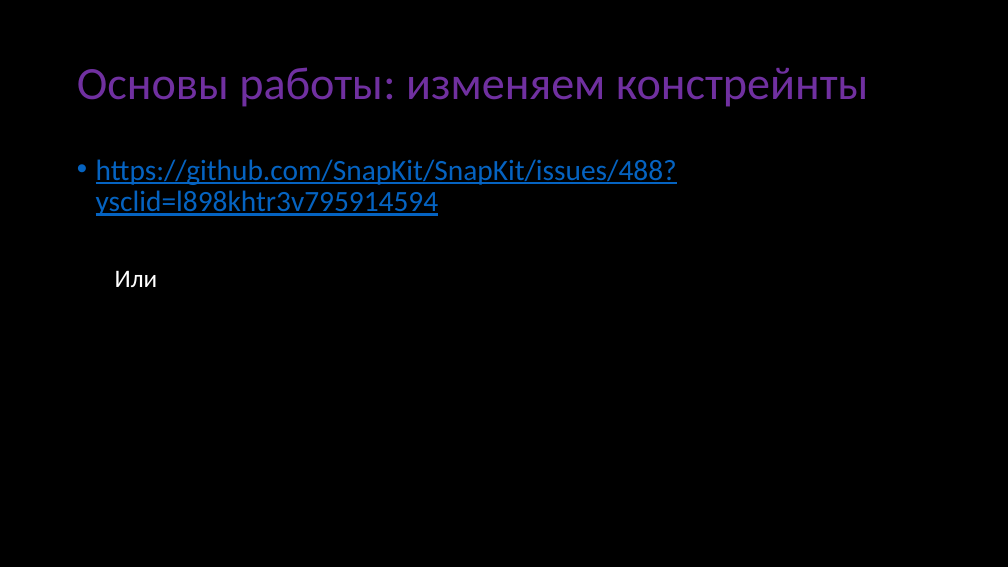
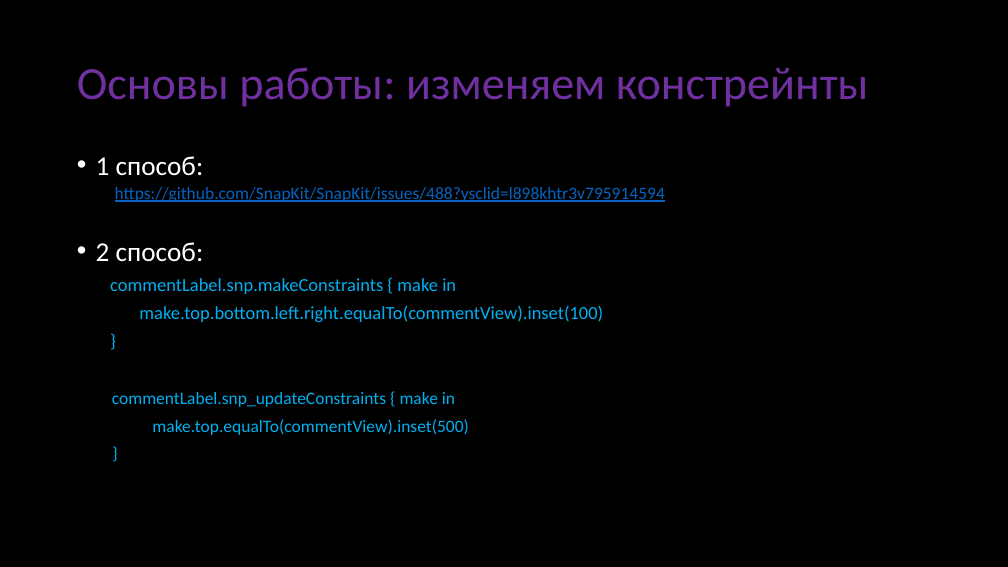
Before and after one commit to abrosov-sergey/HSE-KPV-IOS-2022-23, a slide deck: slide 9 of Presentation/SnapKit-30.09.2022/SnapKit-Abrosov.pptx. Drawn at 1008x567 pixels with LibreOffice and Linux fonts; fonts in the diff are those of the drawing. Boxes give left, top, right and bottom in pixels: in the first picture for what was removed or moved away, otherwise in the second. Text is boxed around its words. In the diff, an @@ line names an element or a change of style, - is before the commit and + after.

Commit message:
FINISH SNAPKIT

```diff
--- a/Presentation/SnapKit-30.09.2022/SnapKit-Abrosov.pptx
+++ b/Presentation/SnapKit-30.09.2022/SnapKit-Abrosov.pptx
@@ text at box(96, 156, 204, 176): paragraph added @@
+• 1 способ:
@@ text at box(115, 187, 665, 202): size 28 to 16.6 pt in "https://github.com/SnapKit/SnapKit/issues/488?ysclid=l898kht ..."; bullet • to none; list level 1 to 2 in "https://github.com/SnapKit/SnapKit/issues/488?ysclid=l898kht ..."; line spacing 0.9 to 0.8 @@
@@ text at box(96, 242, 603, 435): text changed; size 24 to 17.6 pt; text colour #FFFFFF to #00B0F0 @@
-  Или
+• 2 способ:
+commentLabel.snp.makeConstraints { make in
+make.top.bottom.left.right.equalTo(commentView).inset(100)
+}
+commentLabel.snp_updateConstraints { make in
+make.top.equalTo(commentView).inset(500)
+}
```
